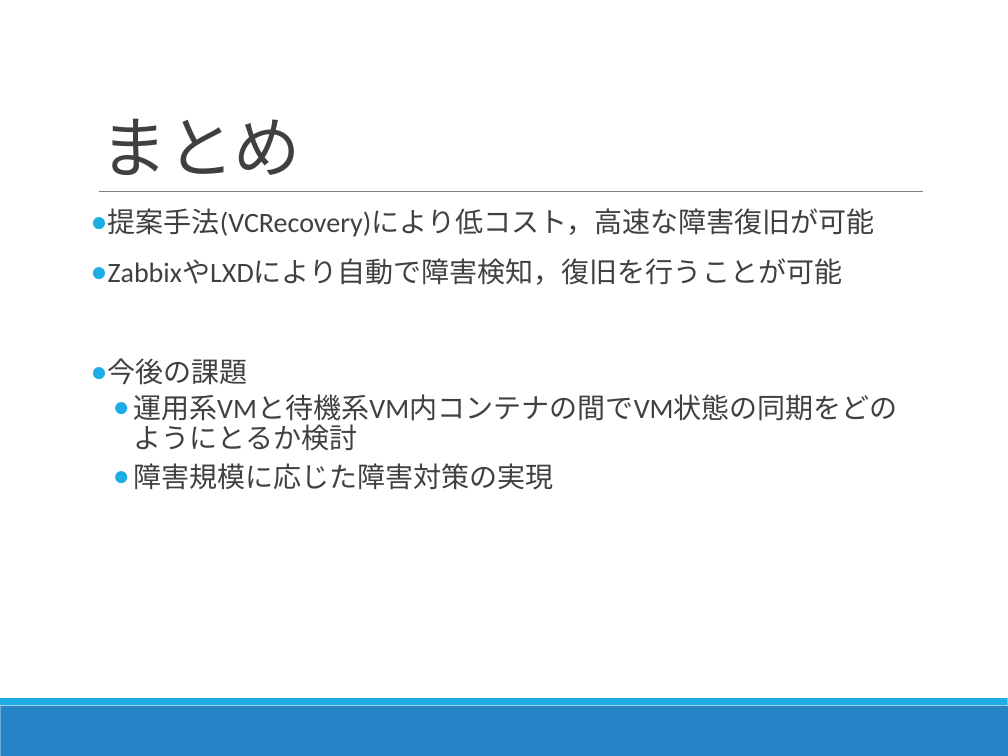
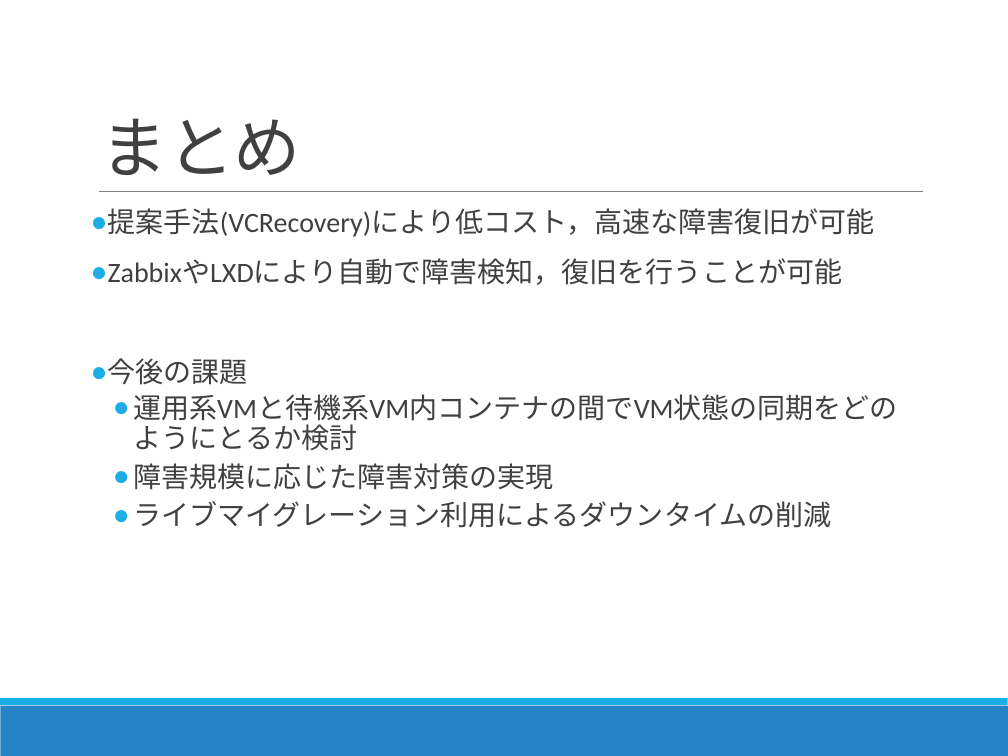
Before and after one commit to Kota0823/Document, a slide deck: slide 32 of 輪講2019-1_鈴木洸太.pptx (slide 31 before the commit). Drawn at 1008x756 pixels with LibreOffice and Linux fonts; fonts in the diff are those of the drawing. Boxes give left, top, right and bottom in pixels: in the first picture for what was removed or moved away, otherwise in the second. Text is boxed around its words. In the diff, an @@ line names an element or a change of style, - is before the commit and + after.

```diff
--- a/輪講2019-1_鈴木洸太.pptx
+++ b/輪講2019-1_鈴木洸太.pptx
@@ text at [133, 501, 832, 528]: paragraph added @@
+  ● ライブマイグレーション利用によるダウンタイムの削減
```
Also in this commit, not shown: 11 other slides changed, 1 slide added, 8 other files.
